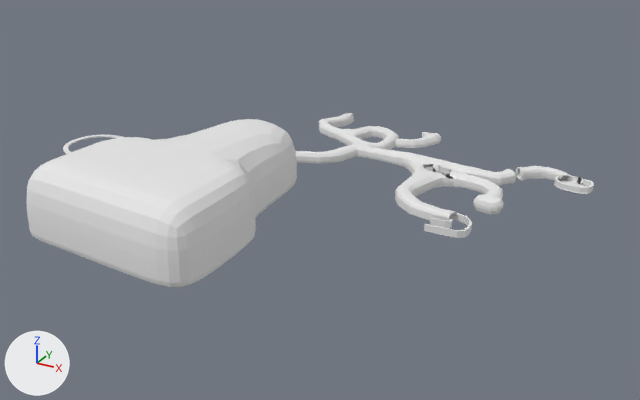
An edit to the FBX model Assets/Karkinos_Cave.fbx, drawn before and after from the same camera.
Both versions are drawn from a camera (50 mm lens) standing at (232.0, -456.0, 170.0) and looking at (36.0, -101.0, -8.0). Lighting does not change. The marker at lower left points along +X, +Y and +Z. Where no turn or scale is listed for an object, it has been applied to the vertices. Vertices at the same position are counted once.

Names of what the first picture shows: 'Boss Room', 'Cave'.
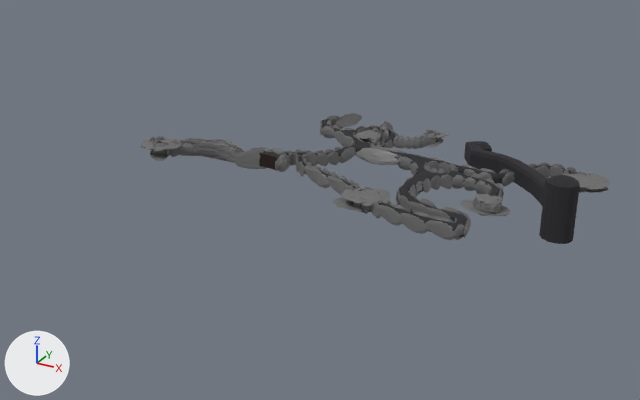
Changed parts and their boxes (x1, y1, x2, y2) in the pictures (640 x 400 px; the box of a moved part takes in the faces that stretch with it):
'Boss Room', deleted
    before: (26, 119, 297, 288)
'rocks', added
    after: (139, 113, 611, 240)
'Cave', recoloured, reshaped (20% narrower)
    before: (63, 113, 594, 238)
    after: (156, 114, 580, 244)
'rocks.001', added
    after: (259, 153, 278, 170)
part 1 of me_plane_002, deleted
    before: (63, 135, 124, 154)
part 2 of me_plane_002, moved or reshaped
    before: (124, 113, 594, 238)
    after: (156, 132, 580, 244)
part 3 of me_plane_002, recoloured
    after: (259, 148, 347, 169)

The change, as a diff of the scene's bpy script:
```diff
--- a/Assets/Karkinos_Cave.fbx.py
+++ b/Assets/Karkinos_Cave.fbx.py
@@ mat_material_001 @@
 mat_material_001 = principled_material('Material.001')
-mat_material_001.base_color = (0.8, 0.8, 0.8)  # white #e7e7e7
+mat_material_001.base_color = (0.0235, 0.0235, 0.0272)  # black #2a2a2e
 mat_material_001.roughness = 1.0
@@ mat_pedra @@
+mat_pedra = principled_material('PEDRA')
+mat_pedra.base_color = (0.15, 0.15, 0.15)  # dark grey #6c6c6c
@@ mat_door @@
+mat_door = principled_material('door')
+mat_door.base_color = (0.0147, 0.00407, 0.0)  # black #200d00
@@ me_plane_002 @@
 # used by ob_cave; location = (0.0, 0.0, 0.0); scale = (-122.0, -66.9, -68.0)
-me_plane_002.from_pydata(...)  # 3634 vertices, 3536 faces; spans x -1.27..1.0, y -0.03..2.12, z -0.09..0.11
+me_plane_002.from_pydata(...)  # 2759 vertices, 2634 faces; spans x -1.3..0.63, y -0.03..1.77, z -0.21..0.26
+# me_plane_002 part 1: the loose piece of 128 vertices spanning x 0.69..1.0, y 1.32..1.87, z 0.02..0.03 is deleted
+# me_plane_002 part 2: 130 vertices moved from x -1.04..0.25, y -0.02..1.78, z -0.08..0.11 to x -1.04..0.25, y -0.02..1.77, z -0.08..0.11; 1857 vertices removed from x -1.27..0.82, y -0.03..1.88, z -0.09..0.11; 1366 vertices added at x -1.3..0.63, y 0.21..1.77, z -0.21..0.26
+# me_plane_002 part 3: 209 faces spanning x -0.24..0.54, y 0.78..1.34, z -0.08..0.11 switch from mat_material_002 (white #e7e7e7) to mat_material_001 (black #2a2a2e)
@@ me_mrl_rockmediumc_118 @@
+me_mrl_rockmediumc_118.from_pydata(...)  # 53051 vertices, 61147 faces; spans x -50.0..88.0, y -230.0..172.0, z -13.0..22.0
+me_mrl_rockmediumc_118.materials.append(mat_pedra)  # dark grey #6c6c6c
@@ me_mrl_rockmediumc_004 @@
+me_mrl_rockmediumc_004.from_pydata(...)  # 72 vertices, 68 faces; spans x 38.5..45.95, y -150.32..-145.05, z 7.12..16.17
+me_mrl_rockmediumc_004.materials.append(mat_door)  # black #200d00
@@ ob_boss_room @@
-ob_boss_room = bpy.data.objects.new('Boss Room', me_plane_001)
-ob_boss_room.location = (0.0, 0.0, 0.0)
-ob_boss_room.scale = (-122.0, -66.9, -68.0)
@@ ob_rocks @@
+ob_rocks = bpy.data.objects.new('rocks', me_mrl_rockmediumc_118)
+ob_rocks.location = (74.6, -46.0, -0.3)
+ob_rocks.rotation_euler = (-3.117, -0.105, -0.0513)  # degrees (-179, -6, -2.9)
+ob_rocks.scale = (-1.72, -0.314, -0.924)
@@ ob_rocks_001 @@
+ob_rocks_001 = bpy.data.objects.new('rocks.001', me_mrl_rockmediumc_004)
+ob_rocks_001.location = (74.6, -46.0, -0.3)
+ob_rocks_001.rotation_euler = (-3.117, -0.105, -0.0513)  # degrees (-179, -6, -2.9)
+ob_rocks_001.scale = (-1.72, -0.314, -0.924)
```
